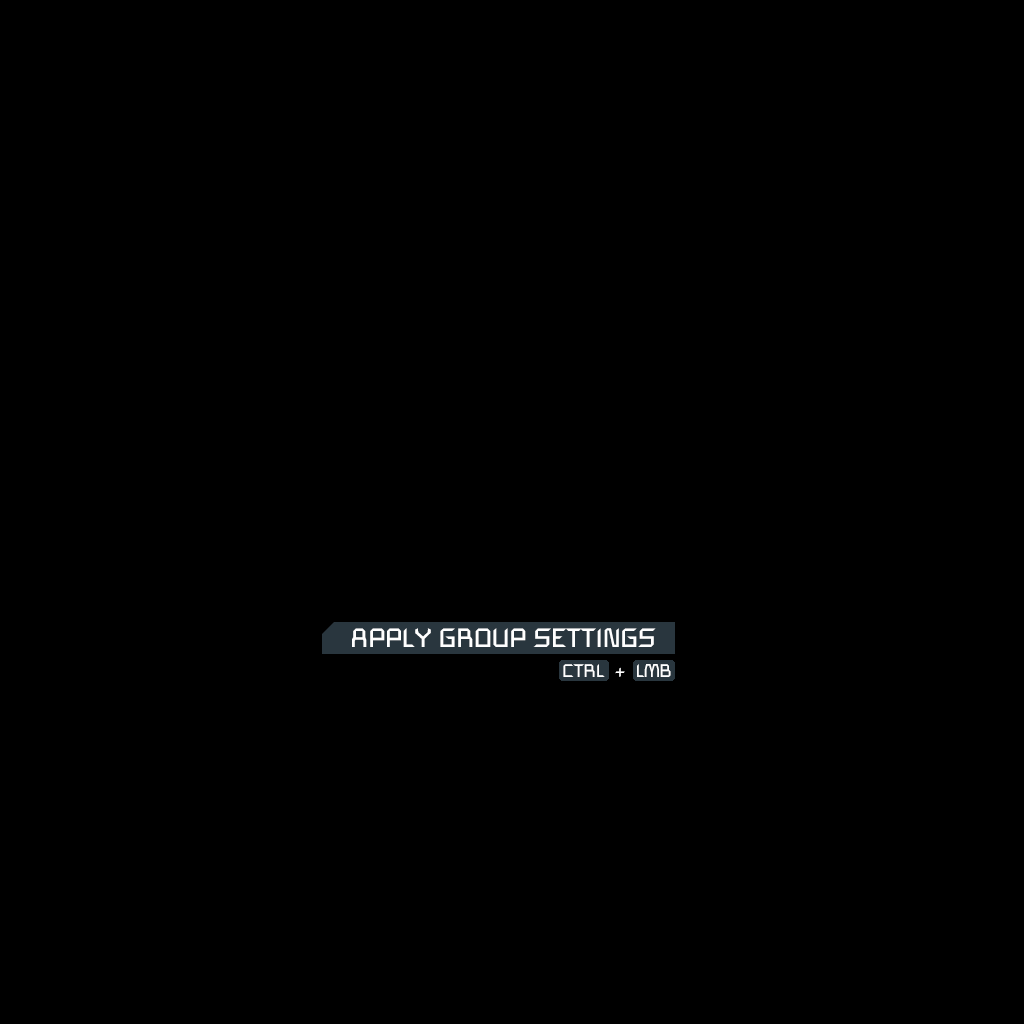
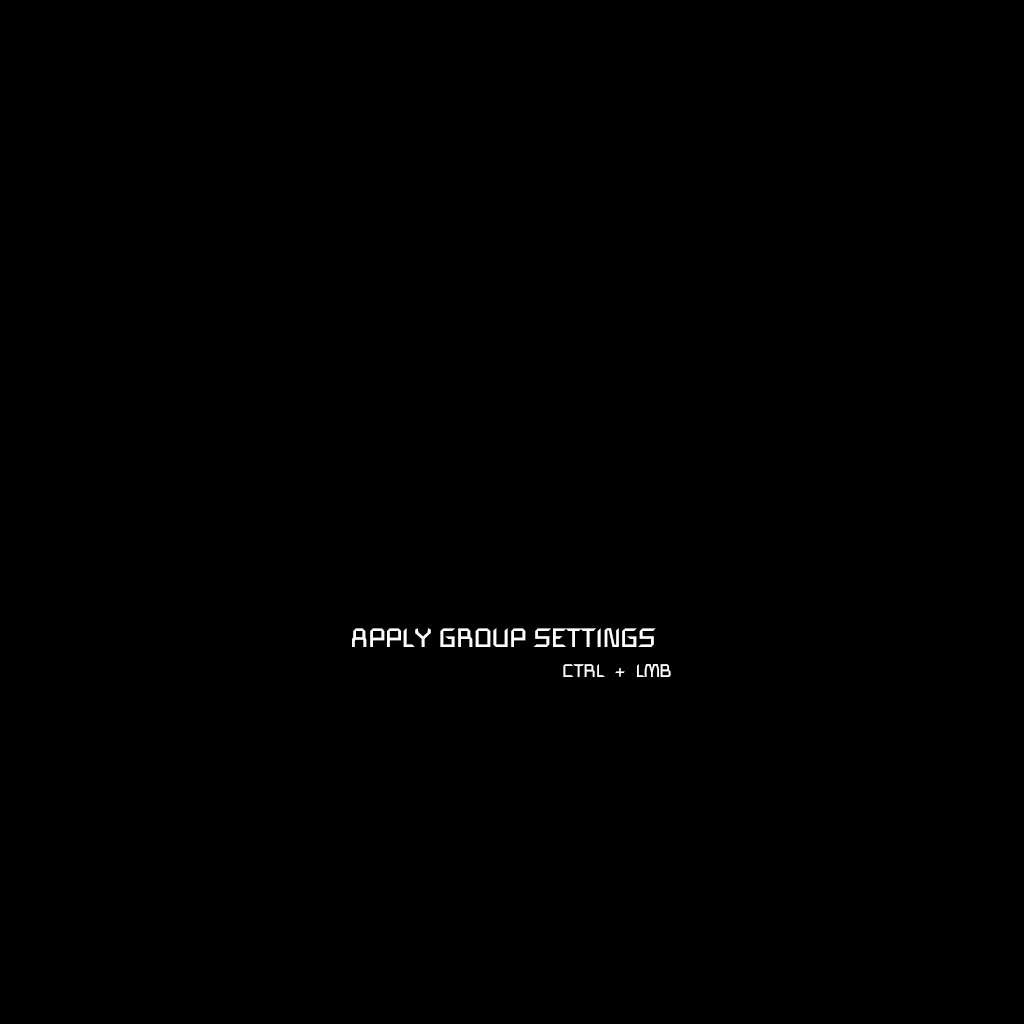
Layers edited between the first and the second 1024 × 1024 image:
hid "CTRL+LMBback" over [left=559, top=660, right=675, bottom=681]
hid "Applygroupsettingsback" over [left=322, top=622, right=675, bottom=654]
